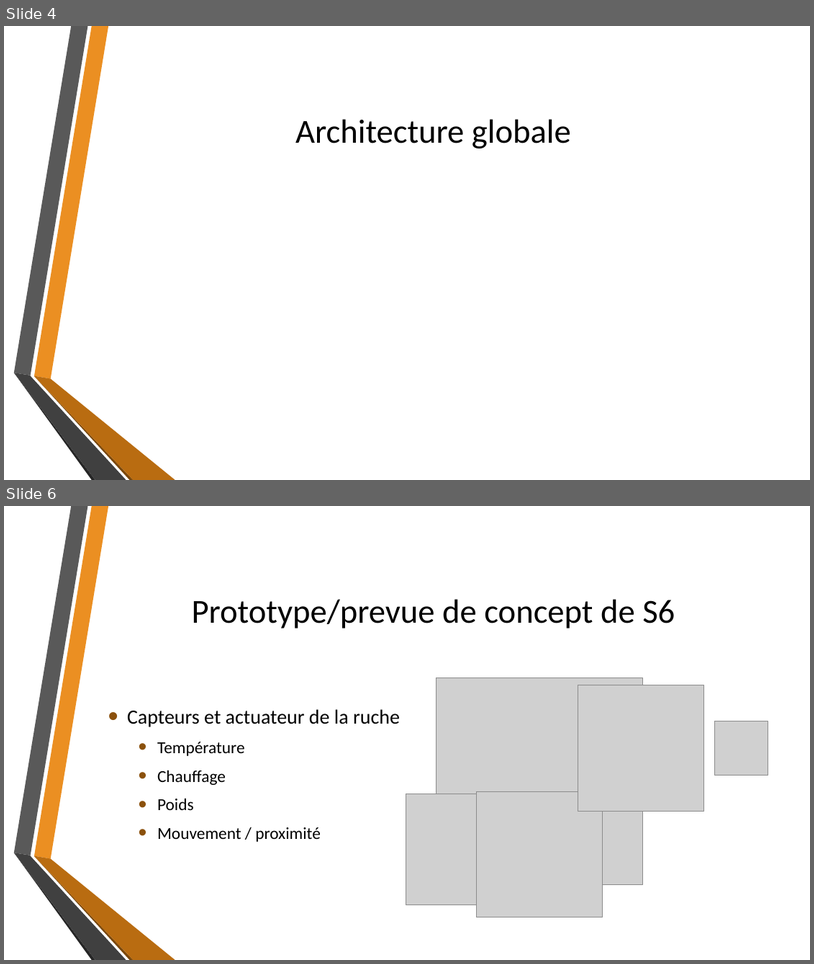
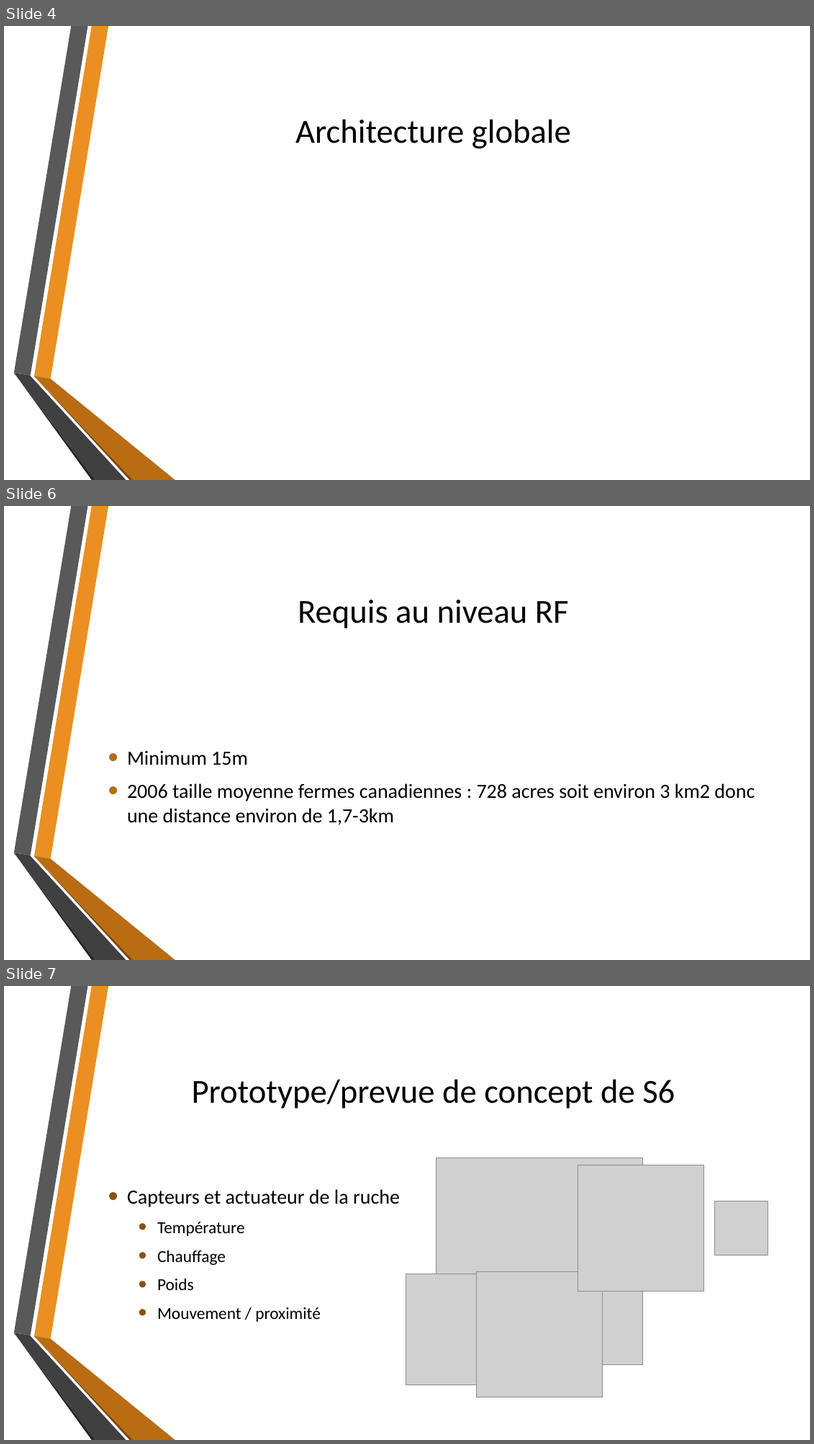
Before and after one commit to fisj2002/Projet_S6_Documentation, a slide deck: Dossier de Conception.pptx. Shown one above the other, each under a label of ours: slides 4 and 6 before the commit, slides 4, 6 and 7 after it; the slides between them are not shown. The pictures are 814x964 and 814x1444 pixels, drawn with LibreOffice and Linux fonts; fonts in the diff are those of the drawing; grey boxes stand for pictures; background and template pictures are left out. Boxes give left, top, right and bottom in pixels: in the first picture for what was removed or moved away, otherwise in the second. Text is boxed around its words. In the diff, an @@ line names an element or a change of style, - is before the commit and + after.

Commit message:
Ajout distance de communication

```diff
--- a/Dossier de Conception.pptx
+++ b/Dossier de Conception.pptx
@@ slide 6 added at (4,506,810,960), background picture (left out); not listed: 6 template elements that a slide beside it also shows @@
@@ title added at (298,600,569,628), 40 pt, text #000000 @@
+Requis au niveau RF
@@ text added at (127,750,755,825), 24 pt, text #000000 @@
+• Minimum 15m
+• 2006 taille moyenne fermes canadiennes : 728 acres soit environ 3 km2 donc une distance environ de 1,7-3km
@@ what was slide 6 is now slide 7 @@
```
Also in this commit, not shown: 1 slide changed.
